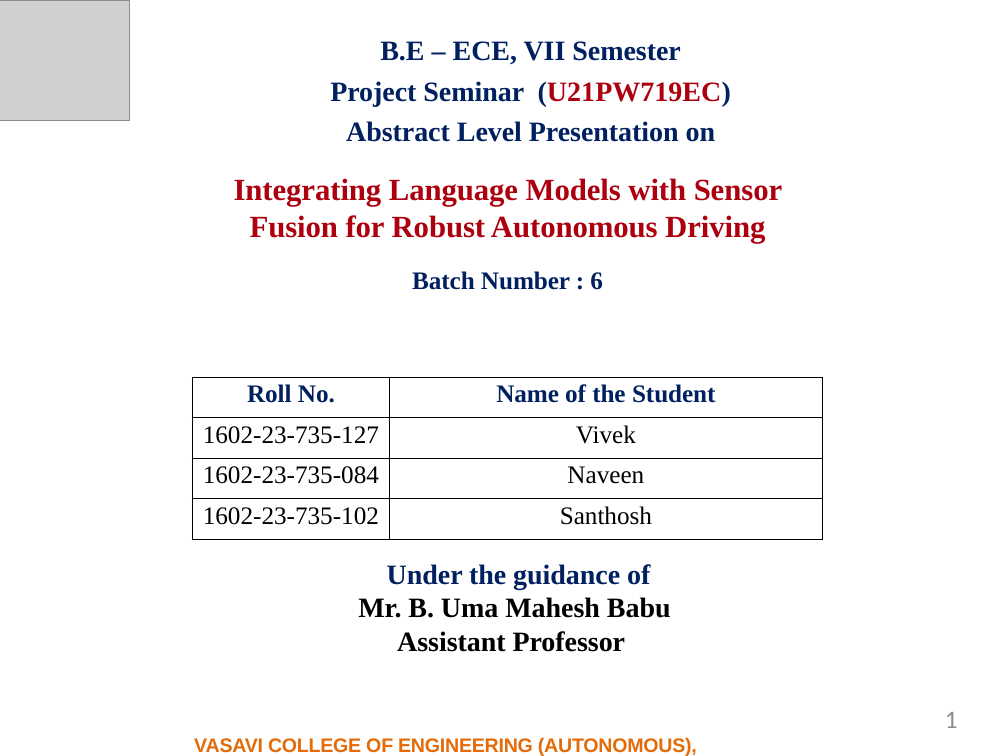
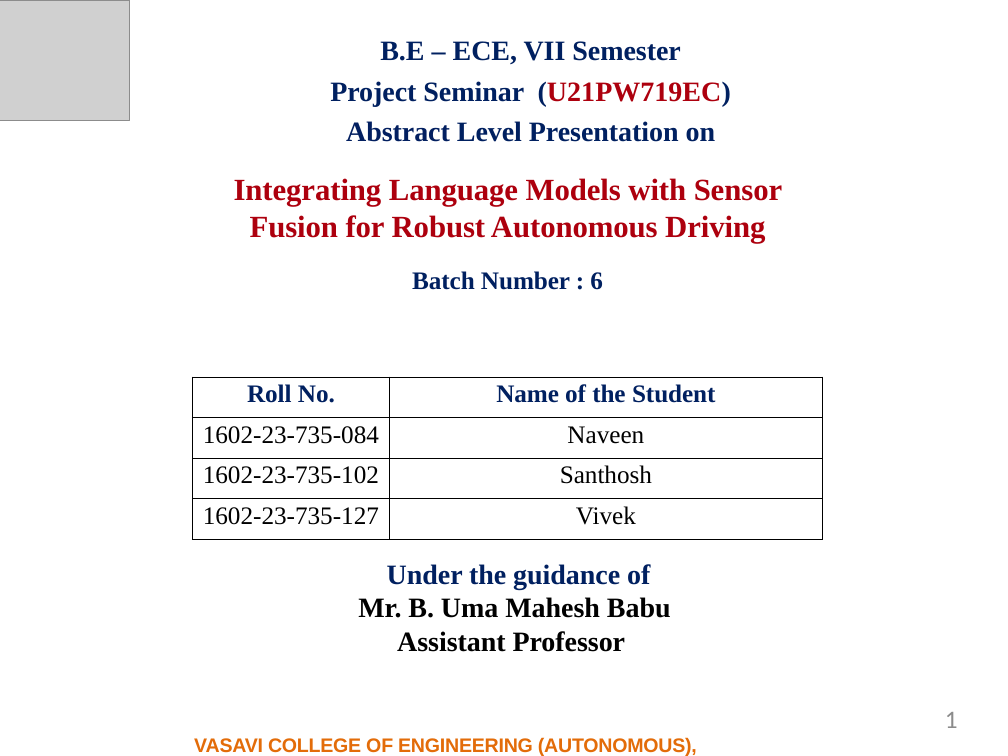
Before and after one commit to vivek08248/Autonomous-Driving-Sensor-Fusion-LLM-Carla, a slide deck: slide 1 of docs/presentation/Project_Seminar_Vivek_Chakali.pptx. Drawn at 1008x756 pixels with LibreOffice and Linux fonts; fonts in the diff are those of the drawing; grey boxes stand for pictures. Boxes give left, top, right and bottom in pixels: in the first picture for what was removed or moved away, otherwise in the second. Text is boxed around its words. In the diff, an @@ line names an element or a change of style, - is before the commit and + after.

```diff
--- a/docs/presentation/Project_Seminar_Vivek_Chakali.pptx
+++ b/docs/presentation/Project_Seminar_Vivek_Chakali.pptx
@@ table at (193, 377, 823, 539) @@
-row 2: 1602-23-735-127 | Vivek
+row 4: 1602-23-735-127 | Vivek
```
Also in this commit, not shown: 1 other file.
